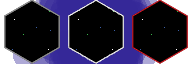
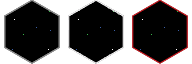
Revision of a layered 192x64 image; what changed, layer by layer:
removed layer "Layer 7" over [13,0,157,64]
